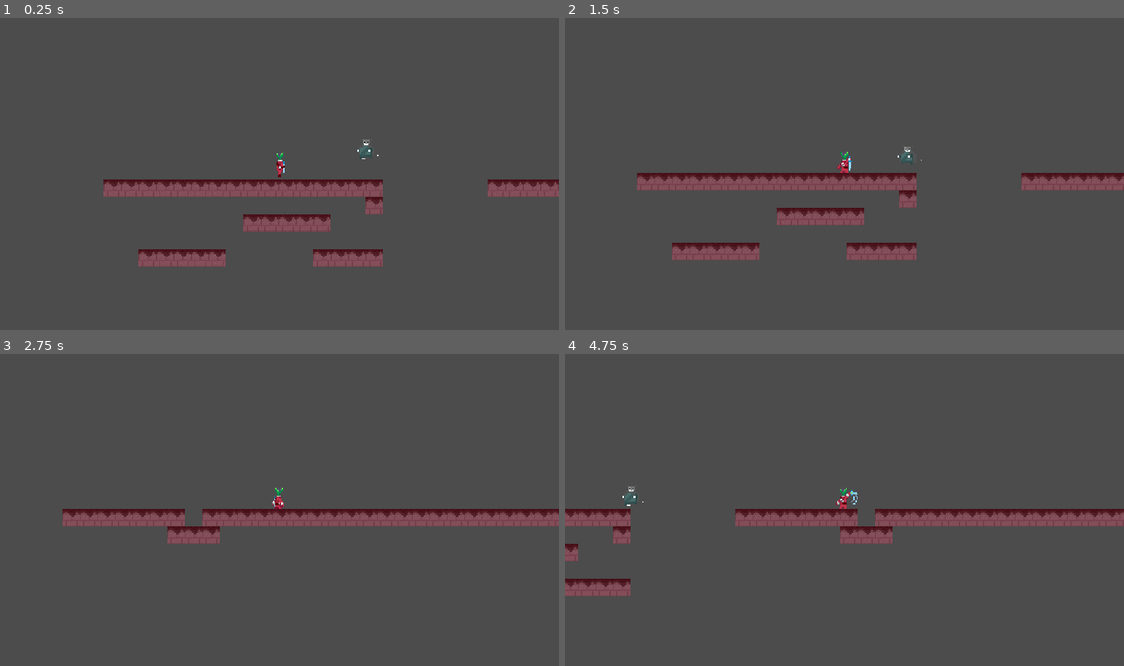
Above: before the commit, frames 1-4 (two rows, left to right).
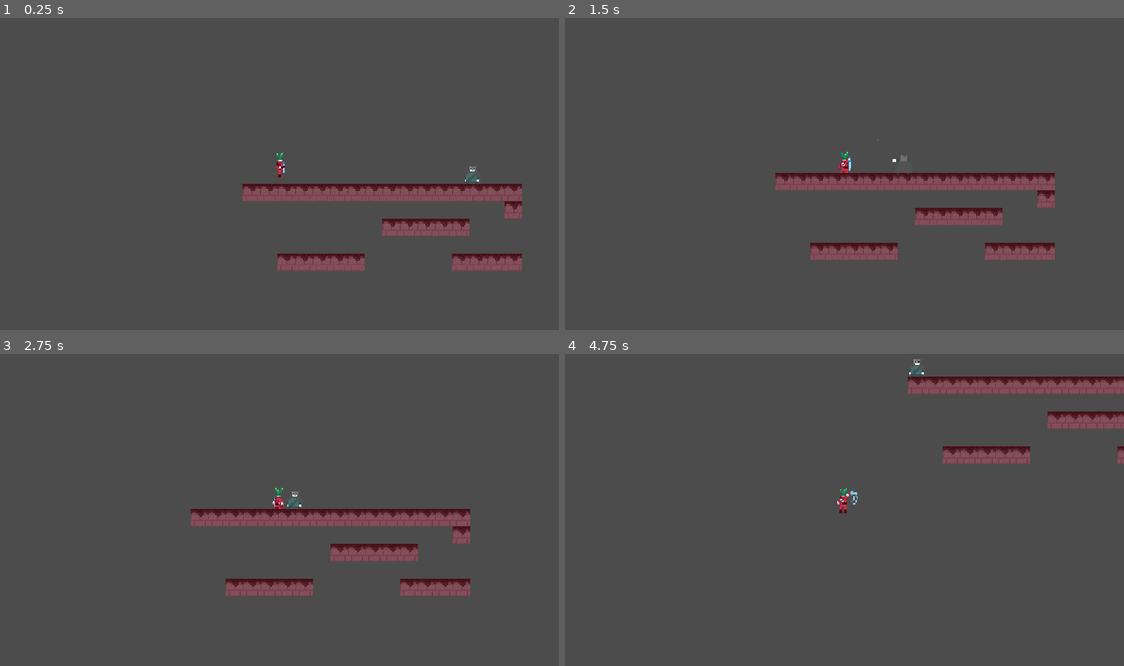
Above: after the commit, the same moments.

Repository: aayushrh/pikmin-Idea
Game: Godot game, scene res://World/Level.tscn
Same seed, same stepped clock (60 frames per second), same inputs: the game is played once before the commit and once after it.
Inputs (mouse positions are in pixels of both pictures, inside the frame that each line leads up to):
- Up to frame 1 (0.25 s): no input
- Up to frame 2 (1.5 s): move the mouse to (967, 149) at 0.52 s; hold D (game_right) 0.53-1.28 s; click (967, 149) at 0.6 s; tap Space (jump) at 0.77 s; move the mouse to (732, 183) at 1.27 s; hold S (game_down) from 1.28 s (still down); click (732, 183) at 1.35 s
- Up to frame 3 (2.75 s): tap Space (jump) at 1.52 s; move the mouse to (335, 428) at 2.02 s; release S (game_down) at 2.03 s; hold D (game_right) from 2.03 s (still down); tap Shift (dash) at 2.1 s; click (335, 428) at 2.3 s
- Up to frame 4 (4.75 s): move the mouse to (816, 569) at 2.77 s; release D (game_right) at 2.78 s; hold W (game_up) 2.78-3.53 s; right-click (816, 569) at 2.85 s; tap Space (jump) at 3.02, 3.77, 4.52 s; click (816, 569) at 3.05 s; move the mouse to (1012, 550) at 3.52 s; hold A (game_left) from 3.53 s (still down); tap - (zoom_in) at 3.6 s; click (1012, 550) at 3.8 s; move the mouse to (676, 453) at 4.27 s; tap = (zoom_out) at 4.35 s; click (676, 453) at 4.55 s

The runs differ from the first frame. In frame 1, 8.8% of the frame differs, in the area x 18-100%, y 38-82%; in frame 2, 7.5%; in frame 3, 5.8%; in frame 4, 9.9%, in the area x 0-100%, y 1-78%.

Commit message:
SpiritBoxer

Diff:
--- a/Enemies/Enemy.gd
+++ /dev/null
@@ -1,110 +0,0 @@
-extends KinematicBody2D
-
-var player = null
-var velocity = Vector2.ZERO
-var startingPoint = Vector2.ZERO
-var wanderPoint = Vector2.ZERO
-var state = "idle"
-
-var rand = RandomNumberGenerator.new()
-
-export(int) var ACCELERATION = 5000
-export(float) var FRICTION = 0.9
-export(int) var MAX_SPEED = 1000
-export(float) var ATTACK_RANGE = 100
-export(float) var ATTACK_COOLDOWN = 1.0
-
-onready var AttackTimer = $AttackTimer
-
-func _ready():
-	startingPoint = global_position
-	wanderPoint = startingPoint
-	#AttackTimer.wait_time = ATTACK_COOLDOWN
-	#AttackTimer.start()
-
-
-func _process(delta):
-	update_state()
-
-	match state:
-		"idle":
-			handle_wandering(delta)
-		"attack":
-			handle_player_movement(delta)
-			if AttackTimer.is_stopped():
-				attack_player()
-
-	update_animation()
-	update_pivot_rotation()
-
-	velocity.y += 9
-
-	move_and_slide(velocity)
-
-func update_state():
-	if player:
-		state = "attack" if player.global_position.distance_to(global_position) < ATTACK_RANGE else "idle"
-	else:
-		state = "idle"
-
-func handle_player_movement(delta):
-	var input_vector = (player.global_position - global_position).normalized()
-	input_vector.y = 0
-	velocity += input_vector * ACCELERATION * delta
-	velocity = velocity.clamped(MAX_SPEED)
-	velocity *= FRICTION
-
-func handle_wandering(delta):
-	if global_position.distance_to(wanderPoint) <= 5:
-		wanderPoint = startingPoint + Vector2(rand.randi_range(0, 20), rand.randi_range(0, 20))
-
-	var input = (wanderPoint - global_position).normalized()
-	velocity += input * ACCELERATION * delta
-	velocity = velocity.clamped(MAX_SPEED)
-	velocity *= FRICTION
-	$Pivot.rotation_degrees += 1
-
-func attack_player():
-	# attack logic here, e.g., spawn a projectile or create a hitbox
-	if player:
-		var hitbox = Area2D.new()
-		hitbox.set_collision_mask_bit(1, true)  # Assuming the player is on layer 1
-		hitbox.set_collision_layer_bit(0, true)  # Set the hitbox to layer 0
-		hitbox.connect("body_entered", self, "_on_Hitbox_body_entered")
-
-		var circle_shape = CircleShape2D.new()
-		circle_shape.radius = 20
-
-		var collision_shape = CollisionShape2D.new()
-		collision_shape.shape = circle_shape
-
-		hitbox.add_child(collision_shape)
-		add_child(hitbox)
-
-		yield(get_tree().create_timer(0.1), "timeout")  # Remove the hitbox after 0.1 seconds
-		hitbox.queue_free()
-
-		AttackTimer.start()
-
-func update_animation():
-	$AnimatedSprite.animation = "run" if velocity.length() > 0.1 else "idle"
-	scale.x = 1 if velocity.x >= 0 else -1
-
-func update_pivot_rotation():
-	$Pivot.rotation_degrees = atan2(velocity.y, velocity.x) * 180 / PI + 90
-
-func _on_Vision_body_entered(body):
-	player = body
-
-func _on_Vision_body_exited(_body):
-	#player = null
-	pass
-
-func _on_Hitbox_body_entered(body):
-	if body == player:
-		# Apply damage to the player
-		body.take_damage(10)
-
-func _on_AttackTimer_timeout():
-	# This method will be called when the AttackTimer times out
-	pass
--- /dev/null
+++ b/Enemies/SpiritBoxer.gd
@@ -0,0 +1,58 @@
+extends KinematicBody2D
+
+var player = null
+var velocity = Vector2.ZERO
+var insideHit = false
+var cooldown = true
+
+export(int) var ACCELERATION = 5000
+export(float) var FRICTION = 0.9
+export(int) var MAX_SPEED = 1000
+export(int) var damage = 10
+
+func _ready():
+	$AnimatedSprite.set_animation("idle")
+	$Attack2/CollisionShape2D2.disabled = true
+
+func _process(delta):
+	if(insideHit and cooldown):
+		velocity = Vector2.ZERO
+		$AnimatedSprite.set_animation("attack2")
+		$Attack2/CollisionShape2D2.disabled = false
+		cooldown = false
+		$Attack.start(1)
+		$AttackCooldown.start(2)
+
+	if(player != null and !(insideHit and cooldown)):
+		var input_vector = Vector2.ZERO
+		input_vector.x = (player.global_position - global_position).x
+		input_vector = input_vector.normalized()
+		velocity += input_vector * ACCELERATION * delta
+		velocity.clamped(MAX_SPEED)
+		velocity.x *= FRICTION
+		#if(velocity.x < 0):
+			#scale.x = -1
+		#else:
+			#scale.x = 1
+
+	velocity.y += 9
+	move_and_slide(velocity)
+
+func _on_Vision_body_entered(body):
+	player = body
+
+func _on_Attacking_body_entered(body):
+	insideHit = true
+
+func _on_Attack_timeout():
+	$Attack2/CollisionShape2D2.disabled = true
+	$AnimatedSprite.set_animation("idle")
+
+func _on_AttackCooldown_timeout():
+	cooldown = true
+
+func _on_Attacking_body_exited(body):
+	insideHit = false
+
+func _on_Attack2_body_entered(body):
+	body.take_damage(10)
--- a/Enemies/Enemy.tscn
+++ b/Enemies/SpiritBoxer.tscn
@@ -1,8 +1,8 @@
-[gd_scene load_steps=49 format=2]
+[gd_scene load_steps=51 format=2]
 
 [ext_resource path="res://Spirit Boxer/Idle.png" type="Texture" id=1]
-[ext_resource path="res://Spirit Boxer/Damaged & Death.png" type="Texture" id=2]
-[ext_resource path="res://Enemies/Enemy.gd" type="Script" id=3]
+[ext_resource path="res://Enemies/SpiritBoxer.gd" type="Script" id=2]
+[ext_resource path="res://Spirit Boxer/Damaged & Death.png" type="Texture" id=3]
 [ext_resource path="res://Spirit Boxer/Run.png" type="Texture" id=4]
 [ext_resource path="res://Spirit Boxer/attack 1.png" type="Texture" id=5]
 [ext_resource path="res://Spirit Boxer/attack 2.png" type="Texture" id=6]
@@ -200,42 +200,63 @@
 "speed": 8.0
 } ]
 
-[sub_resource type="CapsuleShape2D" id=105]
-radius = 3.85588
-height = 8.34903
-
-[node name="Enemy" type="KinematicBody2D"]
-script = ExtResource( 3 )
+[sub_resource type="CapsuleShape2D" id=106]
+radius = 5.98134
+height = 6.04464
+
+[sub_resource type="CircleShape2D" id=107]
+radius = 251.127
+
+[sub_resource type="RectangleShape2D" id=108]
+extents = Vector2( 60, 10 )
+
+[node name="SpiritBoxer" type="KinematicBody2D"]
+script = ExtResource( 2 )
 
 [node name="AnimatedSprite" type="AnimatedSprite" parent="."]
 position = Vector2( -52, -6 )
-frames = SubResource( 71 )
+frames = SubResource( 105 )
 animation = "idle"
-frame = 3
+frame = 2
 playing = true
 flip_h = true
 
-[node name="Pivot" type="Position2D" parent="."]
-
-[node name="Vision" type="Area2D" parent="Pivot"]
+[node name="CollisionShape2D" type="CollisionShape2D" parent="."]
+position = Vector2( 0, 2 )
+rotation = -1.56707
+shape = SubResource( 106 )
+
+[node name="Vision" type="Area2D" parent="."]
 collision_layer = 2
 collision_mask = 0
 
-[node name="CollisionPolygon2D" type="CollisionPolygon2D" parent="Pivot/Vision"]
-polygon = PoolVector2Array( -5, -4, 6, -4, 46, -114, -47, -114 )
-
-[node name="CollisionShape2D" type="CollisionShape2D" parent="."]
-position = Vector2( 0, 1 )
-rotation = -1.53538
-shape = SubResource( 105 )
-
-[node name="AttackTimer" type="Timer" parent="."]
-
-[node name="Hitbox" type="Area2D" parent="."]
-collision_layer = 0
-collision_mask = 8
-
-[connection signal="body_entered" from="Pivot/Vision" to="." method="_on_Vision_body_entered"]
-[connection signal="body_exited" from="Pivot/Vision" to="." method="_on_Vision_body_exited"]
-[connection signal="timeout" from="AttackTimer" to="." method="_on_AttackTimer_timeout"]
-[connection signal="body_entered" from="Hitbox" to="." method="_on_Hitbox_body_entered"]
+[node name="CollisionShape2D" type="CollisionShape2D" parent="Vision"]
+shape = SubResource( 107 )
+
+[node name="Attacking" type="Area2D" parent="."]
+collision_layer = 2
+collision_mask = 0
+
+[node name="CollisionShape2D" type="CollisionShape2D" parent="Attacking"]
+position = Vector2( -60, -3 )
+shape = SubResource( 108 )
+
+[node name="Attack" type="Timer" parent="."]
+
+[node name="AttackCooldown" type="Timer" parent="."]
+
+[node name="Attack2" type="Area2D" parent="."]
+collision_layer = 2
+collision_mask = 0
+
+[node name="CollisionShape2D2" type="CollisionShape2D" parent="Attack2"]
+position = Vector2( -60, -3 )
+shape = SubResource( 108 )
+
+[connection signal="animation_finished" from="AnimatedSprite" to="." method="_on_AnimatedSprite_animation_finished"]
+[connection signal="body_entered" from="Vision" to="." method="_on_Vision_body_entered"]
+[connection signal="body_entered" from="Attacking" to="." method="_on_Attacking_body_entered"]
+[connection signal="body_exited" from="Attacking" to="." method="_on_Attacking_body_exited"]
+[connection signal="timeout" from="Attack" to="." method="_on_Attack_timeout"]
+[connection signal="timeout" from="AttackCooldown" to="." method="_on_AttackCooldown_timeout"]
+[connection signal="body_entered" from="Attack2" to="." method="_on_Attack2_body_entered"]
--- a/Player.gd
+++ b/Player/Player.gd
@@ -106,6 +106,8 @@
 func _on_DashTimer_timeout():
 	playerState = "Move"
 
+func take_damage(num):
+	print(num)
 
 func _on_SwordTimer_timeout():
 	playerState = "Move"
--- a/Player/Player.tscn
+++ b/Player/Player.tscn
@@ -1,6 +1,6 @@
 [gd_scene load_steps=43 format=2]
 
-[ext_resource path="res://Player.gd" type="Script" id=1]
+[ext_resource path="res://Player/Player.gd" type="Script" id=1]
 [ext_resource path="res://sprite_sheet.png" type="Texture" id=2]
 
 [sub_resource type="Animation" id=24]
--- a/World/Level.tscn
+++ b/World/Level.tscn
@@ -3,12 +3,12 @@
 [ext_resource path="res://Player/Player.tscn" type="PackedScene" id=1]
 [ext_resource path="res://World/TileSet.tres" type="TileSet" id=2]
 [ext_resource path="res://World/Camera2D.gd" type="Script" id=3]
-[ext_resource path="res://Enemies/Enemy.tscn" type="PackedScene" id=4]
+[ext_resource path="res://Enemies/SpiritBoxer.tscn" type="PackedScene" id=4]
 
 [node name="Node2D" type="Node2D"]
 
 [node name="Player" parent="." instance=ExtResource( 1 )]
-position = Vector2( 160, 32 )
+position = Vector2( 33, 28 )
 ACCELERATION = 1000
 MAX_SPEED = 100
 DASH_SPEED = 2100
@@ -31,12 +31,13 @@
 format = 1
 
 [node name="Camera2D" type="Camera2D" parent="."]
-position = Vector2( 161, 34 )
+position = Vector2( 34, 30 )
 rotating = true
 current = true
 zoom = Vector2( 2, 2 )
 script = ExtResource( 3 )
 
-[node name="Enemy" parent="." instance=ExtResource( 4 )]
-position = Vector2( 240, 32 )
-FRICTION = 0.1
+[node name="SpiritBoxer" parent="." instance=ExtResource( 4 )]
+position = Vector2( 219, 44 )
+ACCELERATION = 500
+MAX_SPEED = 200
--- a/World/Node2D.tscn
+++ b/World/Node2D.tscn
@@ -2,7 +2,7 @@
 
 [ext_resource path="res://Player/Player.tscn" type="PackedScene" id=1]
 [ext_resource path="res://World/Camera2D.gd" type="Script" id=2]
-[ext_resource path="res://Enemies/Enemy.tscn" type="PackedScene" id=3]
+[ext_resource path="res://Enemies/SpiritBoxer.tscn" type="PackedScene" id=3]
 [ext_resource path="res://World/TileSet.tres" type="TileSet" id=4]
 [ext_resource path="res://World/Deathbox.tscn" type="PackedScene" id=5]
 
--- a/World/World.tscn
+++ b/World/World.tscn
@@ -2,7 +2,7 @@
 
 [ext_resource path="res://Player/Player.tscn" type="PackedScene" id=1]
 [ext_resource path="res://World/TileSet.tres" type="TileSet" id=2]
-[ext_resource path="res://Enemies/Enemy.tscn" type="PackedScene" id=3]
+[ext_resource path="res://Enemies/SpiritBoxer.tscn" type="PackedScene" id=3]
 [ext_resource path="res://World/Camera2D.gd" type="Script" id=4]
 [ext_resource path="res://World/Swampy.tscn" type="PackedScene" id=5]
 
@@ -19,9 +19,6 @@
 cell_size = Vector2( 16, 16 )
 format = 1
 tile_data = PoolIntArray( -131047, 1, 0, -65511, 1, 0, 25, 1, 0, 26, 1, 0, 65561, 1, 0, 65562, 1, 0, 131097, 1, 0, 1310 …(1270 unchanged characters)…
-
-[node name="Enemy" parent="Walls" instance=ExtResource( 3 )]
-position = Vector2( 260, 114 )
 
 [node name="Player" parent="." instance=ExtResource( 1 )]
 position = Vector2( 114, 61 )
@@ -42,3 +39,6 @@
 
 [node name="Swampy" parent="." instance=ExtResource( 5 )]
 position = Vector2( 160, 113 )
+
+[node name="Enemy" parent="." instance=ExtResource( 3 )]
+position = Vector2( 260, 114 )
Not shown: 2 places in Enemies/SpiritBoxer.tscn that only renumber resources
